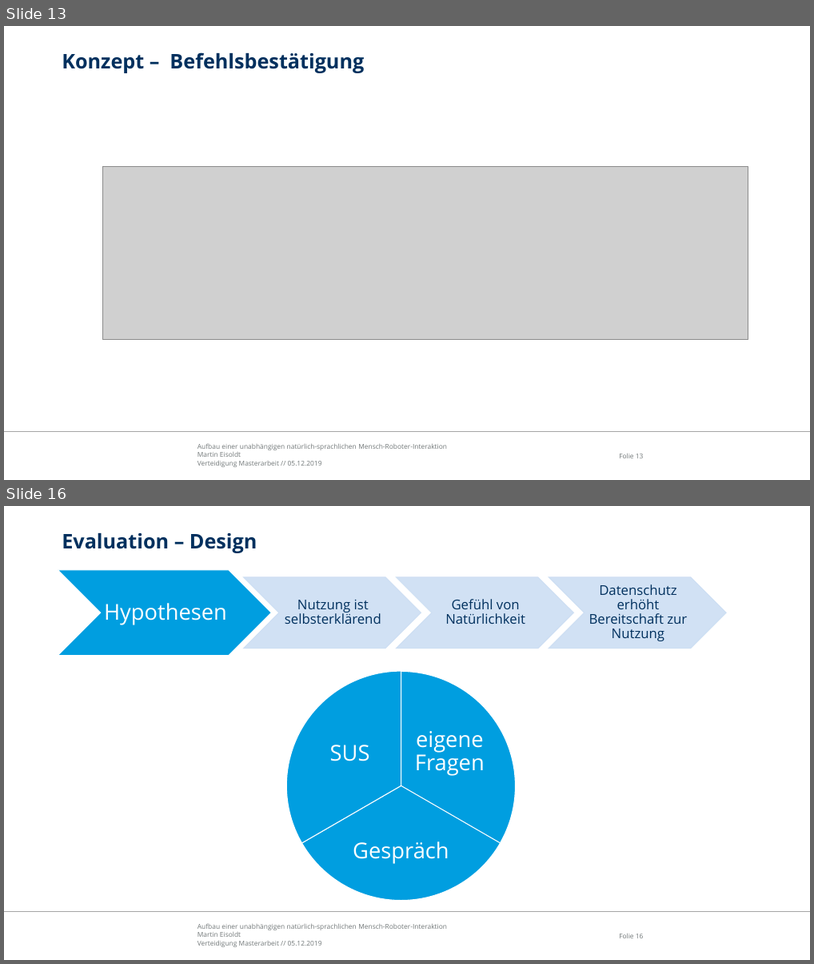
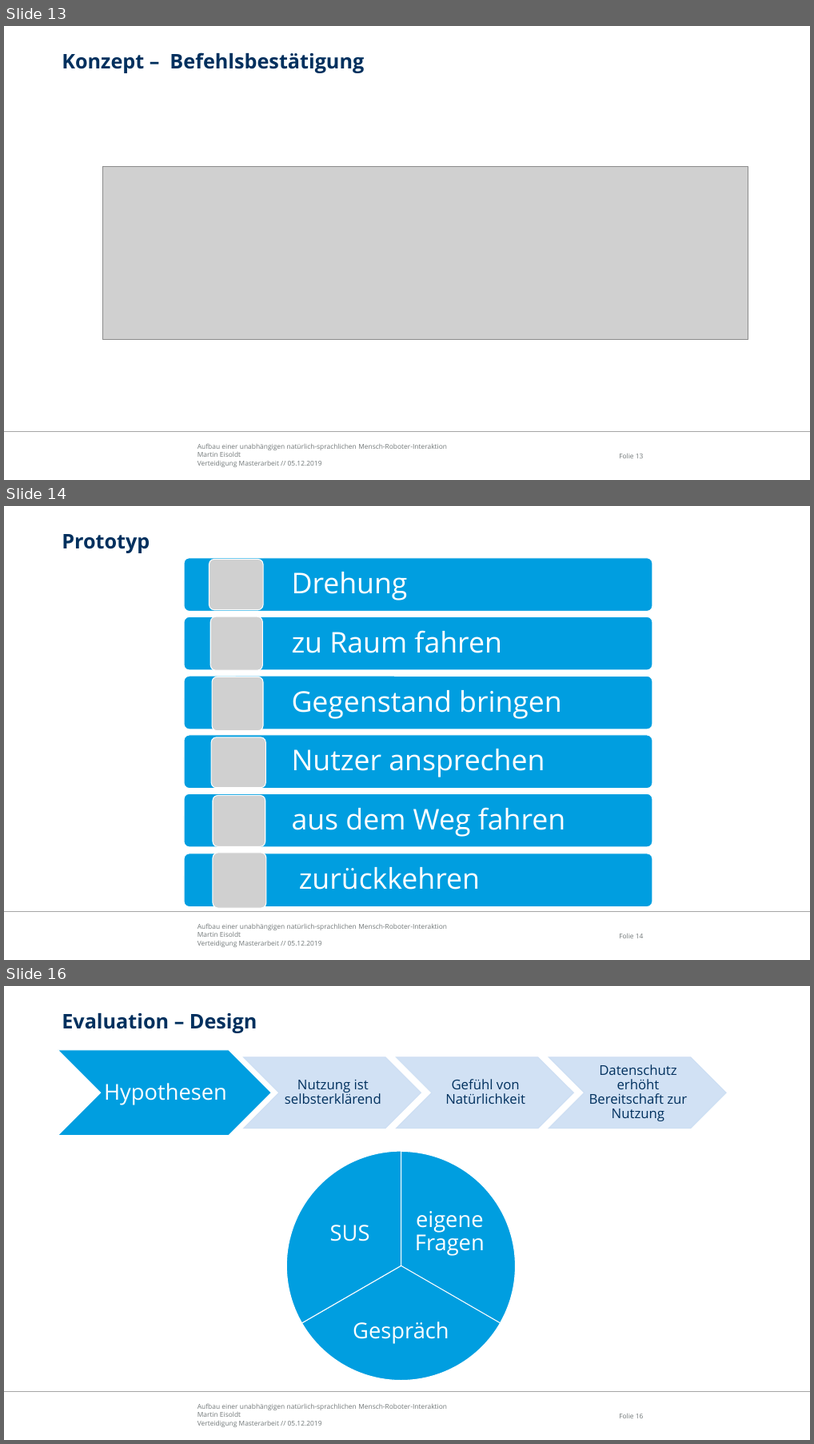
Before and after one commit to edegeyer/masterarbeit, a slide deck: verteidigung/verteidigung.pptx. Shown one above the other, each under a label of ours: slides 13 and 16 before the commit, slides 13, 14 and 16 after it; the slides between them are not shown. The pictures are 814x964 and 814x1444 pixels, drawn with LibreOffice and Linux fonts; fonts in the diff are those of the drawing; grey boxes stand for pictures; background and template pictures are left out. Boxes give left, top, right and bottom in pixels: in the first picture for what was removed or moved away, otherwise in the second. Text is boxed around its words. In the diff, an @@ line names an element or a change of style, - is before the commit and + after.

```diff
--- a/verteidigung/verteidigung.pptx
+++ b/verteidigung/verteidigung.pptx
@@ slide 14 added at (4, 506, 810, 960), background #FFFFFF; not listed: 3 template elements that a slide beside it also shows @@
@@ title added at (62, 534, 150, 553), 24 pt, text #00305E, bold @@
+Prototyp
@@ group added at (184, 558, 653, 908): 6 rounded rectangles, 6 texts, 6 pictures @@
+Drehung
+zu Raum fahren
+Gegenstand bringen
+Nutzer ansprechen
+aus dem Weg fahren
+zurückkehren
```
Also in this commit, not shown: 3 slides changed, 1 slide removed, 2 other files.
